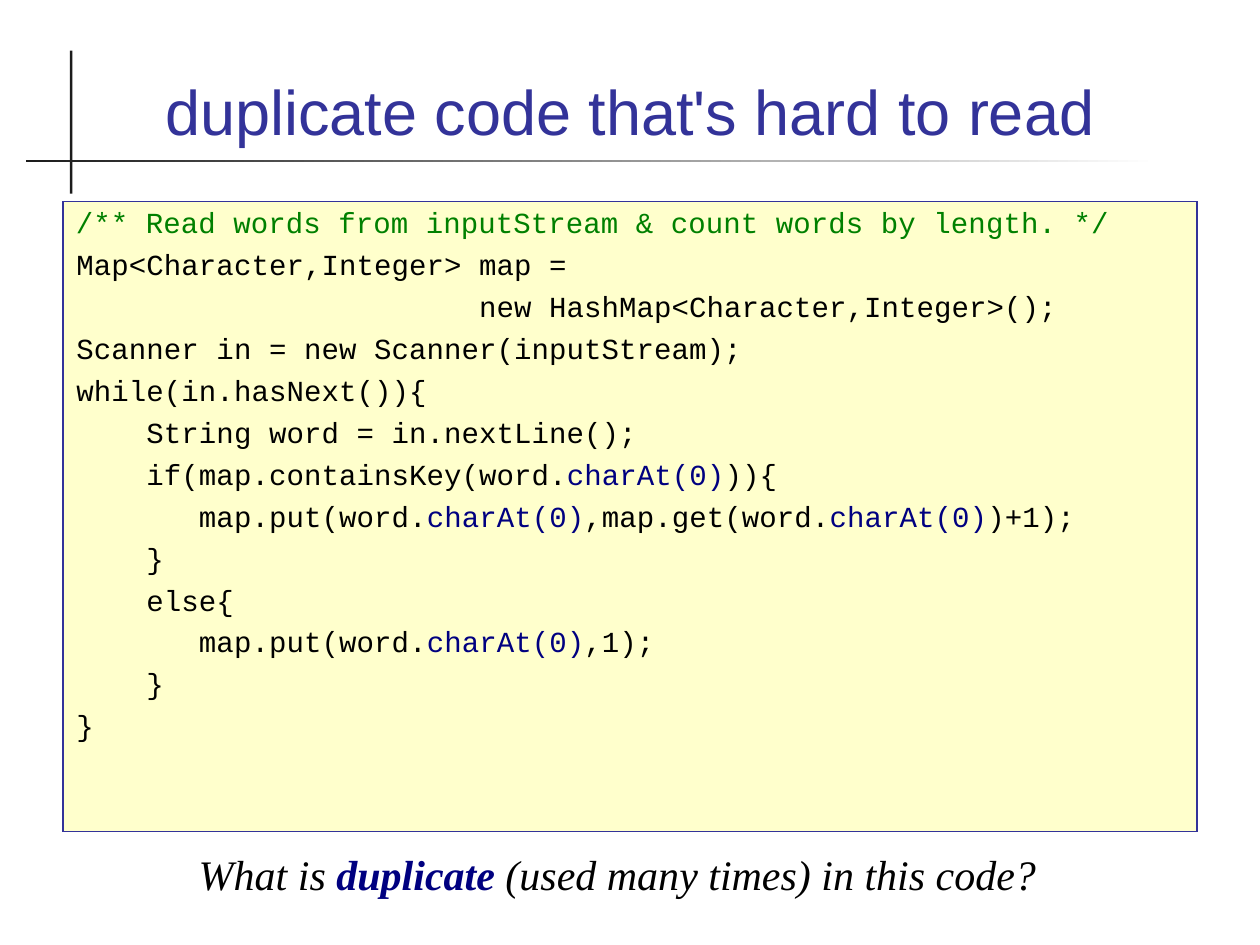
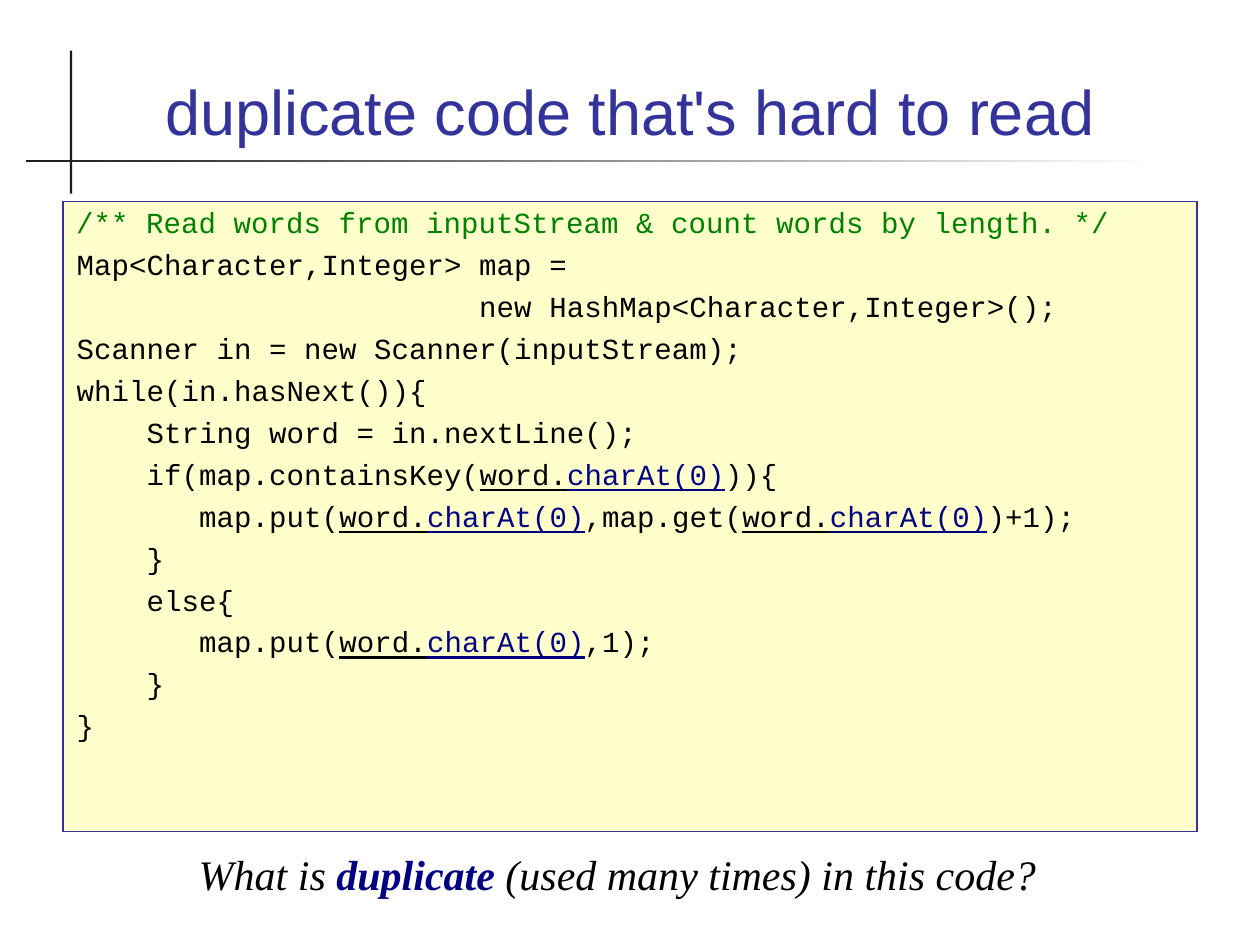
Before and after one commit to skeoop/skeoop.github.io, a slide deck: slide 9 of week5/Coding-Guidelines.ppt. Drawn at 1260x945 pixels with LibreOffice and Linux fonts; fonts in the diff are those of the drawing. Boxes give left, top, right and bottom in pixels: in the first picture for what was removed or moved away, otherwise in the second. Text is boxed around its words. In the diff, an @@ line names an element or a change of style, - is before the commit and + after.

```diff
--- a/week5/Coding-Guidelines.ppt
+++ b/week5/Coding-Guidelines.ppt
@@ text at [147, 464, 1075, 659]: underline on in "if(map.containsKey(word.charAt(0))){", "map.put(word.charAt(0),map.get(word.charAt(0))+1);", "map.put(word.charAt(0),1);" @@
```
Also in this commit, not shown: 9 other slides changed, 16 other files.
